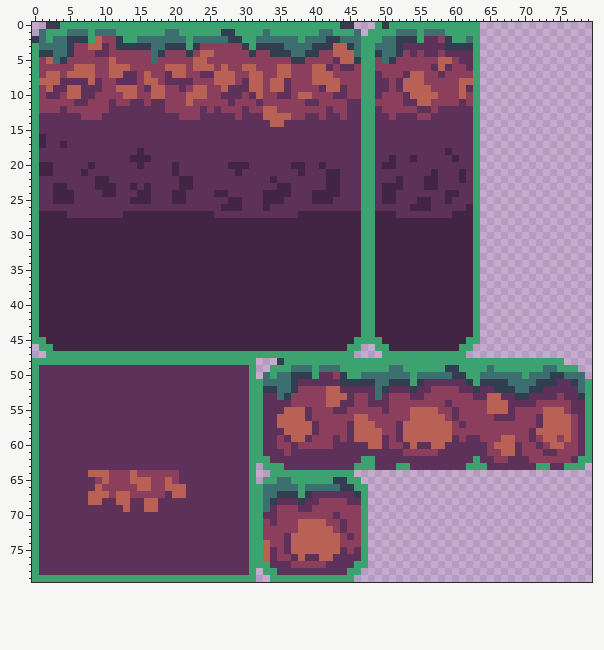
Pixel-art file, stored at Art/Environment/grass_tilemap2.aseprite. The picture above was drawn from the file before the commit.
80x80 pixels, 1 frame.
The same view after the edit:
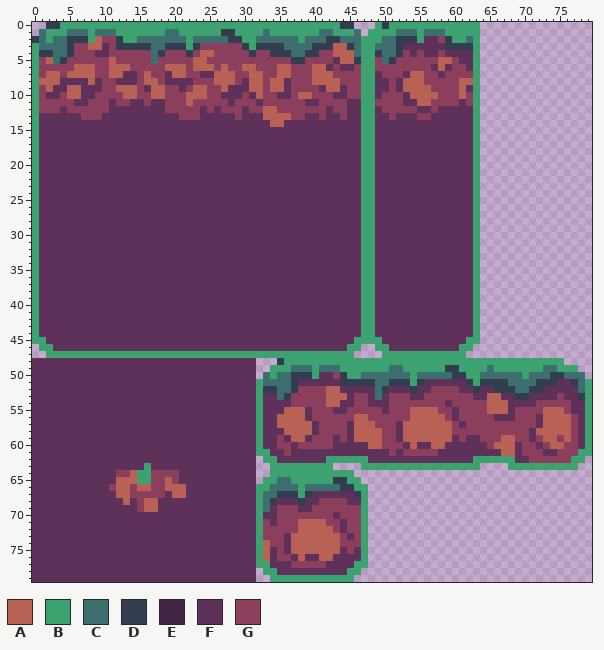
Palette (. is transparent): A #ba6156  B #3ca370  C #3d6e70  D #323e4f  E #422445  F #5e315b  G #8c3f5d
The exact change:
Changed rows in their new state; - is an unchanged pixel.
first column x 0:
16 -F------------------------------------------------------------------------------
17 -F--F---------------------------------------------------------------------------
18 ---------------F-------------------------------------------F--------------------
19 --------------FFF----------------------------------F--F-----F-------------------
20 -FF-----F------F----F-------FFF------FF--F--------FF----------------------------
21 -FF----F------------F--------F--------F---FF-------------F---F------------------
22 ---------FF----------FF-----------F-------FF--------F---FF---F------------------
23 ---FF----FFF--F-F----FF------------FF-----FF------FFF---FF----------------------
24 ---FFF----FF---FF---FF----FF-----FFFF---FFFF------FF-------FF-------------------
25 ---FFF--------FFF---FF------FF---FFF----FFF-------FF---FF--F--------------------
26 ---------------------------FFF---F--------------------FFF-----F-----------------
27 -FFFF--------FFFFFFFFFFFFF------------FFFFFFFFF--FFF--------FFF-----------------
28 -FFFFFFFFFFFFFFFFFFFFFFFFFFFFFFFFFFFFFFFFFFFFFF--FFFFFFFFFFFFFF-----------------
29 -FFFFFFFFFFFFFFFFFFFFFFFFFFFFFFFFFFFFFFFFFFFFFF--FFFFFFFFFFFFFF-----------------
30 -FFFFFFFFFFFFFFFFFFFFFFFFFFFFFFFFFFFFFFFFFFFFFF--FFFFFFFFFFFFFF-----------------
31 -FFFFFFFFFFFFFFFFFFFFFFFFFFFFFFFFFFFFFFFFFFFFFF--FFFFFFFFFFFFFF-----------------
32 -FFFFFFFFFFFFFFFFFFFFFFFFFFFFFFFFFFFFFFFFFFFFFF--FFFFFFFFFFFFFF-----------------
33 -FFFFFFFFFFFFFFFFFFFFFFFFFFFFFFFFFFFFFFFFFFFFFF--FFFFFFFFFFFFFF-----------------
34 -FFFFFFFFFFFFFFFFFFFFFFFFFFFFFFFFFFFFFFFFFFFFFF--FFFFFFFFFFFFFF-----------------
35 -FFFFFFFFFFFFFFFFFFFFFFFFFFFFFFFFFFFFFFFFFFFFFF--FFFFFFFFFFFFFF-----------------
36 -FFFFFFFFFFFFFFFFFFFFFFFFFFFFFFFFFFFFFFFFFFFFFF--FFFFFFFFFFFFFF-----------------
37 -FFFFFFFFFFFFFFFFFFFFFFFFFFFFFFFFFFFFFFFFFFFFFF--FFFFFFFFFFFFFF-----------------
38 -FFFFFFFFFFFFFFFFFFFFFFFFFFFFFFFFFFFFFFFFFFFFFF--FFFFFFFFFFFFFF-----------------
39 -FFFFFFFFFFFFFFFFFFFFFFFFFFFFFFFFFFFFFFFFFFFFFF--FFFFFFFFFFFFFF-----------------
40 -FFFFFFFFFFFFFFFFFFFFFFFFFFFFFFFFFFFFFFFFFFFFFF--FFFFFFFFFFFFFF-----------------
41 -FFFFFFFFFFFFFFFFFFFFFFFFFFFFFFFFFFFFFFFFFFFFFF--FFFFFFFFFFFFFF-----------------
42 -FFFFFFFFFFFFFFFFFFFFFFFFFFFFFFFFFFFFFFFFFFFFFF--FFFFFFFFFFFFFF-----------------
43 -FFFFFFFFFFFFFFFFFFFFFFFFFFFFFFFFFFFFFFFFFFFFFF--FFFFFFFFFFFFFF-----------------
44 -FFFFFFFFFFFFFFFFFFFFFFFFFFFFFFFFFFFFFFFFFFFFFF--FFFFFFFFFFFFFF-----------------
45 --FFFFFFFFFFFFFFFFFFFFFFFFFFFFFFFFFFFFFFFFFFFF----FFFFFFFFFFFF------------------
46 ---FFFFFFFFFFFFFFFFFFFFFFFFFFFFFFFFFFFFFFFFFF------FFFFFFFFFF-------------------
48 FFFFFFFFFFFFFFFFFFFFFFFFFFFFFFFF------------------------------------------------
49 F------------------------------F------------------------------------------------
50 F------------------------------F------------------------------------------------
51 F------------------------------F------------------------------------------------
52 F------------------------------F------------------------------------------------
53 F------------------------------F------------------------------------------------
54 F------------------------------F------------------------------------------------
55 F------------------------------F------------------------------------------------
56 F------------------------------F------------------------------------------------
57 F------------------------------F------------------------------------------------
58 F------------------------------F------------------------------------------------
59 F------------------------------F------------------G-----------------------------
60 F------------------------------F------------------G-----------------------------
61 F------------------------------F-B-----------------G-------------FF-----------B-
62 F------------------------------F.-B-------BBBBB-F---------------BBBBB--------B-.
63 F---------------B--------------F-.--BBBBBBB....--BBB--BBBBBBBB--....BBBB--BB--.-
64 F-------FFFF---BB--------------F------------------------------------------------
65 F--------FFFAA-BB--------------F------------------------------------------------
66 F--------FF-AA-----------------F-B----------------------------------------------
67 F-------FFFF-------------------F------------------------------------------------
68 F-------FF--F--G---------------F------------------------------------------------
69 F------------F-G---------------F------------------------------------------------
70 F------------------------------F------------------------------------------------
71 F------------------------------F------------------------------------------------
72 F------------------------------F------------------------------------------------
73 F------------------------------F------------------------------------------------
74 F------------------------------F------------------------------------------------
75 F------------------------------F------------------------------------------------
76 F------------------------------F------------------------------------------------
77 F------------------------------F------------------------------------------------
78 F------------------------------F------------------------------------------------
79 FFFFFFFFFFFFFFFFFFFFFFFFFFFFFFFF------------------------------------------------
Changed places in both pictures, as pixel boxes (x1, y1, x2, y2):
changed: (32, 134, 592, 582)
